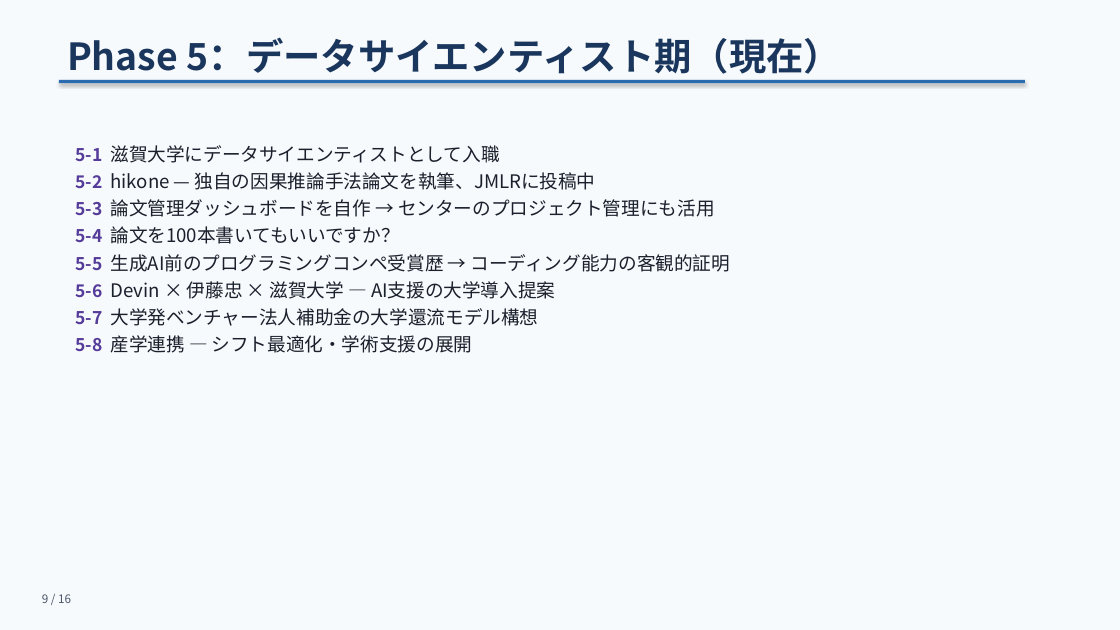
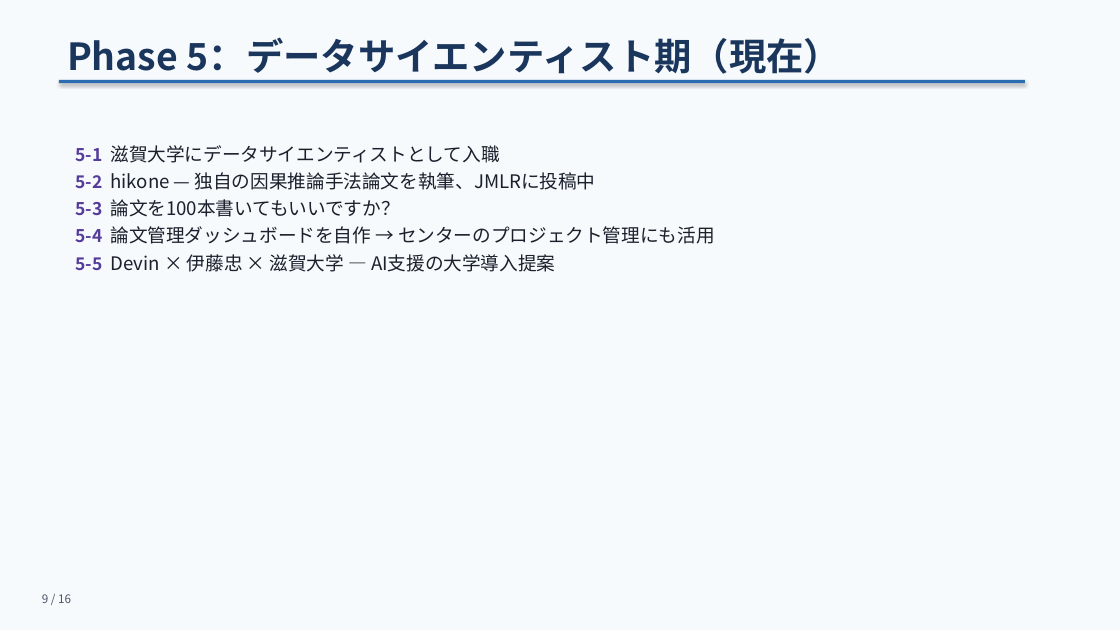
Before and after one commit to bougtoir/kotha-rct-decomposition, a slide deck: slide 9 of meeting-slides/meeting_slides.pptx. Drawn at 1120x630 pixels with LibreOffice and Linux fonts; fonts in the diff are those of the drawing. Boxes give left, top, right and bottom in pixels: in the first picture for what was removed or moved away, otherwise in the second. Text is boxed around its words. In the diff, an @@ line names an element or a change of style, - is before the commit and + after.

```diff
--- a/meeting-slides/meeting_slides.pptx
+++ b/meeting-slides/meeting_slides.pptx
@@ text at [75,199,715,272]: text changed @@
-5-3 論文管理ダッシュボードを自作 → センターのプロジェクト管理にも活用
-5-4 論文を100本書いてもいいですか？
-5-5 生成AI前のプログラミングコンペ受賞歴 → コーディング能力の客観的証明
-5-6 Devin × 伊藤忠 × 滋賀大学 — AI支援の大学導入提案
-5-7 大学発ベンチャー法人補助金の大学還流モデル構想
-5-8 産学連携 — シフト最適化・学術支援の展開
+5-3 論文を100本書いてもいいですか？
+5-4 論文管理ダッシュボードを自作 → センターのプロジェクト管理にも活用
+5-5 Devin × 伊藤忠 × 滋賀大学 — AI支援の大学導入提案
```
Also in this commit, not shown: 3 other slides changed, 2 other files.
